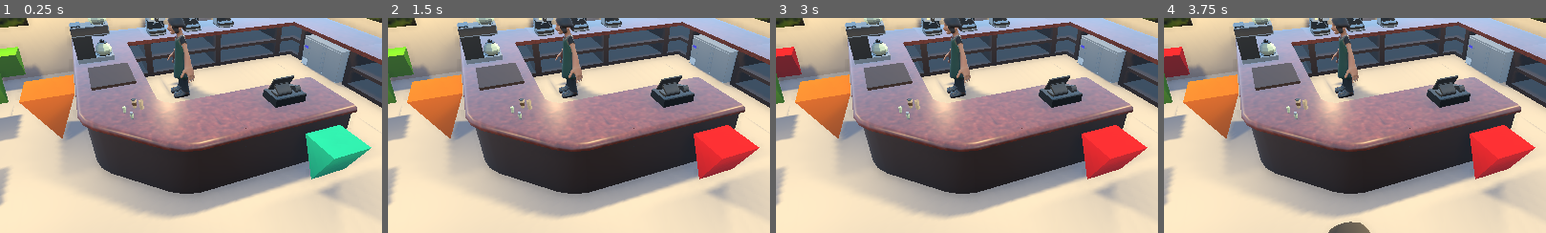
Above: before the commit, frames 1-4 (left to right).
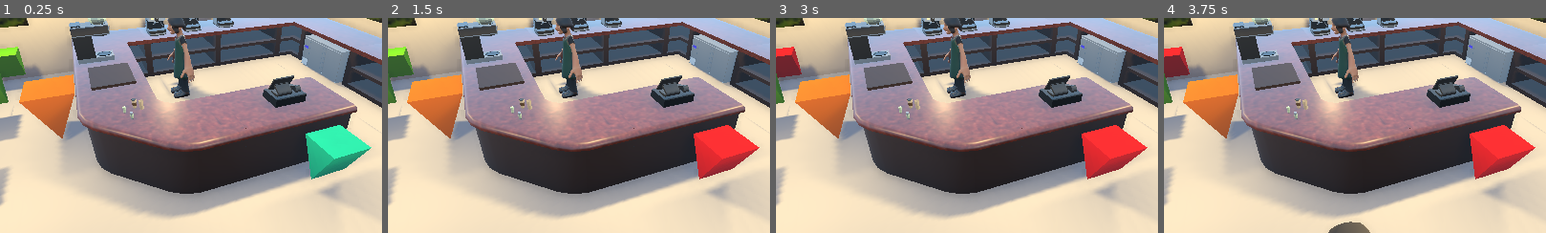
Above: after the commit, the same moments.

Repository: outfrost/ld49
Game: Godot game, scene res://level/CafeNavmesh.tscn
Two runs of this game, one before a commit and one after it. Both use one fixed random seed, a clock stepped at 60 frames per second and the inputs below. This scene is started directly instead of the project's main scene.
Inputs (mouse positions are % of the whole screen's width and height, from its top left):
- Up to frame 1 (0.25 s): no input
- Up to frame 2 (1.5 s): tap Enter at 0.5 s; move the mouse to (72, 45) at 0.52 s; hold D (right) 0.53-1.28 s; tap Mouse wheel up (zoom_in) at 0.6 s; click (72, 45) at 0.67 s; move the mouse to (30, 55) at 1.27 s; hold S (down) from 1.28 s (still down); tap Mouse wheel down (zoom_out) at 1.35 s
- Up to frame 3 (3 s): tap Space at 2 s; move the mouse to (60, 28) at 2.02 s; release S (down) at 2.03 s; hold D (right) 2.03-2.78 s; tap Mouse wheel up (zoom_in) at 2.1 s; tap Enter at 2.75 s; move the mouse to (45, 70) at 2.77 s; hold W (up) from 2.78 s (still down); tap Mouse wheel down (zoom_out) at 2.85 s; click (45, 70) at 2.92 s
- Up to frame 4 (3.75 s): tap Space at 3.5 s; move the mouse to (80, 65) at 3.52 s; release W (up) at 3.53 s; hold A (left) from 3.53 s (still down); tap Mouse wheel up (zoom_in) at 3.6 s
The pictures show only the part of the screen within x 22-72%, y 22-72%; the shares and areas given below are measured in that part.

The runs differ from the first frame. In frame 1, 0.3% of the frame differs, in the area x 25-30%, y 3-19%; in frame 2, 0.3%; in frame 3, 0.3%; in frame 4, 0.3%.
Error in both runs: Invalid get index 'is_running' (on base: 'null instance'). (res://game/CameraPosition.gd:43)

Commit message:
Implement picking cup and bringing it to tray
fixes #2

Diff:
--- a/character/Barista.gd
+++ b/character/Barista.gd
@@ -50,3 +50,31 @@
 		return
 	path = navmesh.get_simple_path(global_transform.origin, target)
 	path_node = 0
+
+func take_cup(coffee_type: int) -> bool:
+	var cup_reference = $CupReference
+	if $Items.get_child_count():
+		return false
+	#var item_position = $ItemLocations/Position3D
+	print("placing an item in barista's hands")
+
+	#var origin = item_position.global_transform.origin
+	var cup = cup_reference.duplicate()
+	cup.coffee_type = coffee_type
+	$Items.add_child(cup)
+	cup.visible = true
+	#cup.global_transform.origin = origin
+	return true
+
+func is_can_take_cup() -> bool:
+	return $Items.get_child_count() == 0
+
+func remove_cup():
+	var cup: Cup = null
+	for item in $Items.get_children():
+		if item is Cup:
+			cup = item
+		$Items.remove_child(item)
+	if cup:
+		return cup.coffee_type
+	return null
--- a/character/PlayerVisual.tscn
+++ b/character/PlayerVisual.tscn
@@ -1,8 +1,9 @@
-[gd_scene load_steps=5 format=2]
+[gd_scene load_steps=6 format=2]
 
 [ext_resource path="res://art_assets/barista_textured/baristaLowPoly.gltf" type="PackedScene" id=1]
 [ext_resource path="res://art_assets/barista_textured/baristaToScale.gltf" type="PackedScene" id=2]
 [ext_resource path="res://character/Barista.gd" type="Script" id=3]
+[ext_resource path="res://game/cup/Cup.tscn" type="PackedScene" id=4]
 
 [sub_resource type="CapsuleShape" id=1]
 radius = 0.4
@@ -21,7 +22,11 @@
 transform = Transform( 1, 0, 0, 0, -4.37114e-08, 1, 0, -1, -4.37114e-08, 0, 0.3, 0 )
 shape = SubResource( 1 )
 
+[node name="CupReference" parent="." instance=ExtResource( 4 )]
+visible = false
+
 [node name="Items" type="Spatial" parent="."]
+transform = Transform( 1, 0, 0, 0, 1, 0, 0, 0, 1, 0, 0.526797, 0.247532 )
 
 [node name="ItemLocations" type="Spatial" parent="."]
 
--- a/game/Game.gd
+++ b/game/Game.gd
@@ -110,9 +110,7 @@
 		for order in OrderRepository.order_queue.values():
 			var order_item_names := PoolStringArray()
 			for item_num in order:
-				if item_num in OrderRepository.translations.keys():
-					var order_item_name = OrderRepository.translations[item_num]
-					order_item_names.push_back(order_item_name)
+				order_item_names.push_back(OrderRepository.get_coffe_name(item_num))
 			var order_items_text = order_item_names.join(", ")
 			DebugOverlay.display(" - %s" % order_items_text)
 
--- a/game/autoloads/OrderRepository.gd
+++ b/game/autoloads/OrderRepository.gd
@@ -13,6 +13,12 @@
 	possible_orders.coffee_latte:"Coffee latte",
 	possible_orders.coffee_cappuccino:"Coffee cappuccino",
 }
+
+func get_coffe_name(coffee_type: int) -> String:
+	if coffee_type in translations.keys():
+		return translations[coffee_type]
+	else:
+		return ""
 
 signal new_order(order_array)
 signal removed_order
--- /dev/null
+++ b/game/cup/Cup.gd
@@ -0,0 +1,7 @@
+class_name Cup
+extends Spatial
+
+export(OrderRepository.possible_orders) var coffee_type
+
+func _ready():
+	pass
--- /dev/null
+++ b/game/cup/Cup.tscn
@@ -0,0 +1,9 @@
+[gd_scene load_steps=3 format=2]
+
+[ext_resource path="res://assets/paper_cup_ready.tscn" type="PackedScene" id=1]
+[ext_resource path="res://game/cup/Cup.gd" type="Script" id=2]
+
+[node name="Cup" type="Spatial"]
+script = ExtResource( 2 )
+
+[node name="paper_cup_ready_exportprep" parent="." instance=ExtResource( 1 )]
--- a/level/Cafe.tscn
+++ b/level/Cafe.tscn
@@ -30,6 +30,7 @@
 [ext_resource path="res://level/Register.gd" type="Script" id=28]
 [ext_resource path="res://art_assets/counters/woodMat.tres" type="Material" id=29]
 [ext_resource path="res://level/ServingTray.gd" type="Script" id=30]
+[ext_resource path="res://game/cup/Cup.tscn" type="PackedScene" id=31]
 
 [sub_resource type="GIProbeData" id=1]
 bounds = AABB( -8.05, -3.05, -10.05, 16.1, 6.1, 20.1 )
@@ -47,6 +48,9 @@
 [sub_resource type="CubeMesh" id=3]
 size = Vector3( 0.07, 0.07, 0.035 )
 
+[sub_resource type="BoxShape" id=22]
+extents = Vector3( 0.191637, 0.51773, 0.37785 )
+
 [sub_resource type="Resource" id=4]
 script = ExtResource( 15 )
 duration = 3.0
@@ -143,6 +147,7 @@
 [node name="CoffeeMachine" type="Area" parent="LevelInteractables"]
 transform = Transform( -4.37114e-08, 0, -1, 0, 1, 0, 1, 0, -4.37114e-08, -4.8, 1, -0.175 )
 script = ExtResource( 2 )
+coffee_type = 1
 
 [node name="Model" parent="LevelInteractables/CoffeeMachine" instance=ExtResource( 1 )]
 
@@ -175,6 +180,7 @@
 [node name="CoffeeMachine2" type="Area" parent="LevelInteractables"]
 transform = Transform( -4.37114e-08, 0, -1, 0, 1, 0, 1, 0, -4.37114e-08, -4.8, 1, -1.175 )
 script = ExtResource( 2 )
+coffee_type = 2
 
 [node name="Model" parent="LevelInteractables/CoffeeMachine2" instance=ExtResource( 1 )]
 
@@ -207,6 +213,7 @@
 [node name="CoffeeMachine3" type="Area" parent="LevelInteractables"]
 transform = Transform( -4.37114e-08, 0, -1, 0, 1, 0, 1, 0, -4.37114e-08, -4.8, 1, -2.17443 )
 script = ExtResource( 2 )
+coffee_type = 3
 
 [node name="Model" parent="LevelInteractables/CoffeeMachine3" instance=ExtResource( 1 )]
 
@@ -235,6 +242,53 @@
 
 [node name="Position3D" type="Position3D" parent="LevelInteractables/CoffeeMachine3/ActivityLocations"]
 transform = Transform( 1, 0, 0, 0, 1, 0, 0, 0, 1, 0, -1, -0.956 )
+
+[node name="CoffeeMachine4" type="Area" parent="LevelInteractables"]
+transform = Transform( 1, 0, 0, 0, 1, 0, 0, 0, 1, -3.4, 1, 1.5 )
+script = ExtResource( 2 )
+
+[node name="Model" parent="LevelInteractables/CoffeeMachine4" instance=ExtResource( 10 )]
+transform = Transform( 2.43384e-07, 0, -1.25, 0, 1.25, 0, 1.25, 0, 2.43384e-07, 0, 0, 0 )
+
+[node name="Coffe_Pot_exportPrep" parent="LevelInteractables/CoffeeMachine4/Model" instance=ExtResource( 9 )]
+transform = Transform( 0.999999, 0, 0, 0, 0.999999, 0, 0, 0, 0.999999, -0.15, 0.08, 0 )
+visible = false
+
+[node name="Coffe_Pot_exportPrep2" parent="LevelInteractables/CoffeeMachine4/Model" instance=ExtResource( 9 )]
+transform = Transform( 1, 0, 0, 0, 1, 0, 0, 0, 1, -0.15, 0.6, 0 )
+
+[node name="CollisionShape" type="CollisionShape" parent="LevelInteractables/CoffeeMachine4"]
+transform = Transform( 1, 0, 0, 0, 1, 0, 0, 0, 1, 0, 0.516189, 0 )
+shape = SubResource( 22 )
+
+[node name="Togglables" type="Spatial" parent="LevelInteractables/CoffeeMachine4"]
+transform = Transform( 1, 0, 0, 0, 1, 0, 0, 0, 1, 0, 0.227109, 0.173366 )
+
+[node name="ReadyLight" type="MeshInstance" parent="LevelInteractables/CoffeeMachine4/Togglables"]
+transform = Transform( 1, 0, 0, 0, 1, 0, 0, 0, 1, 0.125, 0.45, -0.550298 )
+mesh = SubResource( 3 )
+material/0 = null
+
+[node name="BrewingSound" type="AudioStreamPlayer3D" parent="LevelInteractables/CoffeeMachine4/Togglables"]
+
+[node name="CupEmpty_" parent="LevelInteractables/CoffeeMachine4/Togglables" instance=ExtResource( 5 )]
+transform = Transform( -6.55671e-08, 0, 1.5, 0, 1, 0, -1.5, 0, -6.55671e-08, 0.000431538, 0.125, -0.105652 )
+visible = false
+
+[node name="CupFull_" parent="LevelInteractables/CoffeeMachine4/Togglables" instance=ExtResource( 11 )]
+transform = Transform( 1.5, 0, 0, 0, 1, 0, 0, 0, 1.5, 0, 0.125, -0.106 )
+visible = false
+
+[node name="CupEmpty" parent="LevelInteractables/CoffeeMachine4/Togglables" instance=ExtResource( 9 )]
+transform = Transform( -5.46392e-08, 0, -1.25, 0, 1.25, 0, 1.25, 0, -5.46392e-08, 0, -0.123, -0.360025 )
+
+[node name="CupFull" parent="LevelInteractables/CoffeeMachine4/Togglables" instance=ExtResource( 9 )]
+transform = Transform( -5.46392e-08, 0, -1.25, 0, 1.25, 0, 1.25, 0, -5.46392e-08, 0, -0.123, -0.360025 )
+
+[node name="ActivityLocations" type="Spatial" parent="LevelInteractables/CoffeeMachine4"]
+
+[node name="Position3D" type="Position3D" parent="LevelInteractables/CoffeeMachine4/ActivityLocations"]
+transform = Transform( 1, 0, 0, 0, 1, 0, 0, 0, 1, 0, -1, -1.19011 )
 
 [node name="Register" type="Area" parent="LevelInteractables"]
 transform = Transform( -1.28741e-07, 0, -1.2, 0, 1.2, 0, 1.2, 0, -1.28741e-07, -0.212481, 1.21056, -1.31745 )
@@ -457,6 +511,8 @@
 visible = false
 
 [node name="CupFull" parent="LevelInteractables/ServingTray/ItemSamples" instance=ExtResource( 11 )]
+
+[node name="Cup" parent="LevelInteractables/ServingTray/ItemSamples" instance=ExtResource( 31 )]
 
 [node name="LevelStatics" type="Spatial" parent="."]
 
@@ -623,15 +679,6 @@
 [node name="table_high_rect_exportprep6" parent="LevelStatics" instance=ExtResource( 7 )]
 transform = Transform( -4.37114e-08, 0, 1, 0, 1, 0, -1, 0, -4.37114e-08, -4.375, 0, 4.85 )
 
-[node name="Coffe_Machine_exportPrep" parent="." instance=ExtResource( 10 )]
-transform = Transform( 2.43384e-07, 0, -1.25, 0, 1.25, 0, 1.25, 0, 2.43384e-07, -3.4, 1, 1.5 )
-
-[node name="Coffe_Pot_exportPrep" parent="Coffe_Machine_exportPrep" instance=ExtResource( 9 )]
-transform = Transform( 0.999999, 0, 0, 0, 0.999999, 0, 0, 0, 0.999999, -0.15, 0.08, 0 )
-
-[node name="Coffe_Pot_exportPrep2" parent="Coffe_Machine_exportPrep" instance=ExtResource( 9 )]
-transform = Transform( 1, 0, 0, 0, 1, 0, 0, 0, 1, -0.15, 0.6, 0 )
-
 [node name="paper_cup_ready_exportprep" parent="." instance=ExtResource( 11 )]
 transform = Transform( 1, 0, 0, 0, 1, 0, 0, 0, 1, -0.88006, 1, 1.10374 )
 
--- a/level/CafeNavmesh.tscn
+++ b/level/CafeNavmesh.tscn
@@ -37,15 +37,15 @@
 [sub_resource type="CubeMesh" id=9]
 size = Vector3( 1.2, 3, 0.5 )
 
-[sub_resource type="CubeMesh" id=11]
+[sub_resource type="CubeMesh" id=10]
 size = Vector3( 2, 3, 1 )
 
-[sub_resource type="CubeMesh" id=12]
+[sub_resource type="CubeMesh" id=11]
 size = Vector3( 6, 3, 0.25 )
 
 [node name="Cafe" instance=ExtResource( 1 )]
 
-[node name="Navigation" type="Navigation" parent="." index="13"]
+[node name="Navigation" type="Navigation" parent="." index="12"]
 
 [node name="DrinkingSpot" parent="Navigation" index="0" instance=ExtResource( 3 )]
 transform = Transform( 0.29619, 0, 0, 0, 0.29619, 0, 0, 0, 0.29619, 3.58147, 0.735948, 0.08408 )
--- a/level/EspressoMachine.gd
+++ b/level/EspressoMachine.gd
@@ -1,12 +1,16 @@
 class_name EspressoMachine
 extends Area
+
+export(OrderRepository.possible_orders) var coffee_type
 
 const start_duration: float = 1.0 # seconds
 const cooking_duration: float = 5.0 # seconds
 const resetting_duration: float = 1.0 # seconds
 
-var activity_start_machine = Activity.new("Start a coffee machine", start_duration)
-var activity_taking_coffee = Activity.new("Take fresh coffee from a coffee machine", resetting_duration)
+var coffee_name = OrderRepository.get_coffe_name(coffee_type)
+
+var activity_start_machine = Activity.new("Start making %s" % coffee_name, start_duration)
+var activity_taking_coffee = Activity.new("Take fresh %s from a coffee machine" % coffee_name, resetting_duration)
 
 enum States {IDLE, WORKING, READY, RESETTING}
 
@@ -95,7 +99,7 @@
 		state = States.IDLE
 		cup_empty_node.visible = false
 		cup_full_node.visible = false
-		# TODO: give player the coffe cup
+		$"/root/Game".player_visual.take_cup(coffee_type)
 		return
 	pass
 
@@ -109,6 +113,8 @@
 	brewing_sound.playing = true
 func set_resetting():
 	should_ignore_clicks = false
+	if !$"/root/Game".player_visual.is_can_take_cup():
+		return false
 	# state = States.IDLE
 	state = States.RESETTING
 	timeout = get_node(@"/root/Game").time_elapsed + resetting_duration
--- a/level/ServingTray.gd
+++ b/level/ServingTray.gd
@@ -63,10 +63,15 @@
 	var is_timeout = get_node(@"/root/Game").time_elapsed > timeout
 	if state == States.WORKING and is_timeout:
 		state = States.IDLE
-		# TODO: move items from player to tray
-		var new_item = $ItemSamples/CupFull.duplicate()
-		new_item.visible = true
-		if !put_item(new_item):
+		var new_item = $ItemSamples/Cup.duplicate()
+		var player_coffee_type = $"/root/Game".player_visual.remove_cup()
+		if player_coffee_type is int:
+			new_item.coffee_type = player_coffee_type
+			new_item.visible = true
+			if !put_item(new_item):
+				eprint("failed to put an item")
+				return
+		else:
 			eprint("failed to put an item")
 			return
 		# TODO: make a "SLAP" noise for putting cup on the tray
@@ -93,10 +98,12 @@
 	var item_count = items_container_object.get_child_count()
 	var items = []
 	for i in items_container_object.get_children():
+		#var item_type = OrderRepository.possible_orders.coffee_americano
+		var item_type = i.coffee_type
+		items.push_back(item_type)
 		items_container_object.remove_child(i)
 		# TODO: store item type in items when they are put on the tray
-		var item_type = OrderRepository.possible_orders.coffee_americano
-		items.push_back(item_type)
+	print("items: %s" % items)
 	return items
 
 
--- a/project.godot
+++ b/project.godot
@@ -18,6 +18,11 @@
 "class": "ActivityButton",
 "language": "GDScript",
 "path": "res://game/ActivityButton.gd"
+}, {
+"base": "Spatial",
+"class": "Cup",
+"language": "GDScript",
+"path": "res://game/cup/Cup.gd"
 }, {
 "base": "Area",
 "class": "EspressoMachine",
@@ -67,6 +72,7 @@
 _global_script_class_icons={
 "Activity": "",
 "ActivityButton": "",
+"Cup": "",
 "EspressoMachine": "",
 "Fridge": "",
 "Game": "",
Not shown: 1 places in level/Cafe.tscn that only renumber resources
Not shown: 3 places in level/CafeNavmesh.tscn that only renumber resources
